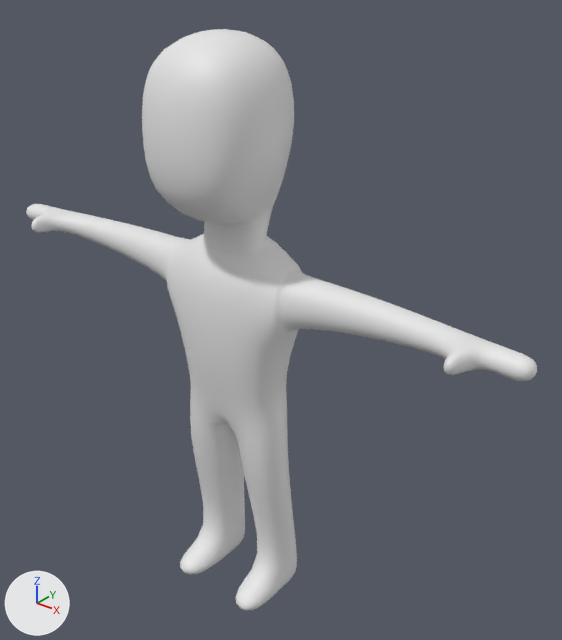
An edit to the Blender file Personagem.blend, drawn before and after from the same camera.
Camera for both pictures: a 50 mm lens placed at (5.15, -5.92, 1.67), pointed at (0.37, 0.06, -2.04). The lights are fixed; the arrows at lower left show +X, +Y and +Z.
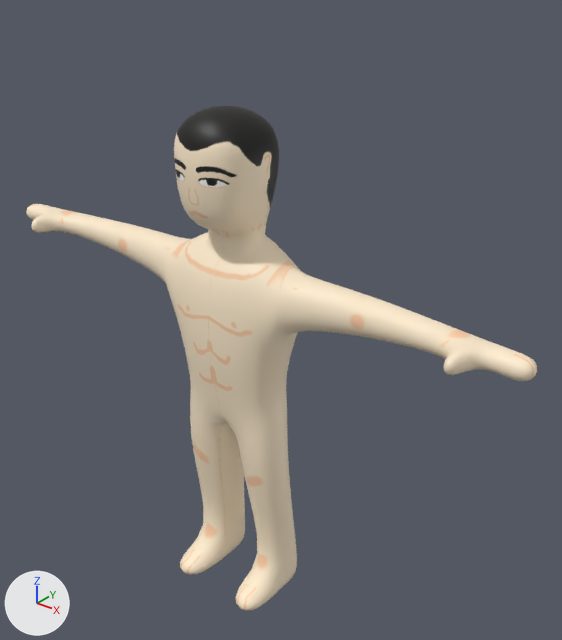
Boxes [x1, y1, x2, y2] around the edits, measured in the pictures (562 x 640 px; the box of a moved part takes in the faces that stretch with it):
'Cube', recoloured, reshaped, surface changed (grey to beige, 13% shorter): before [26, 29, 537, 611]; after [26, 106, 537, 611]
part 1 of me_cube_001, moved or reshaped: before [119, 29, 370, 337]; after [118, 106, 372, 338]

Diff of the bpy script that builds the scene:
```diff
--- a/Personagem.blend.py
+++ b/Personagem.blend.py
@@ img_charuv @@
+img_charuv = load_image('CharUV', 'CharUV.png', 1024, 1024, 'sRGB')
@@ mat_charuv @@
+mat_charuv = principled_material('CharUV')
+mat_charuv.texture = img_charuv
@@ me_cube_001 @@
 # used by ob_cube; location = (0.0, -0.3, 0.05)
-me_cube_001.from_pydata(...)  # 93 vertices, 81 faces; spans x -3.4..0.0, y -0.9..0.77, z -5.65..1.01
+me_cube_001.from_pydata(...)  # 93 vertices, 81 faces; spans x -3.4..0.0, y -0.63..0.64, z -5.65..0.33
+# me_cube_001 part 1: 29 of 93 vertices moved; they spanned x -0.86..0.0, y -0.9..0.77, z -1.92..1.01 and now span x -0.97..0.0, y -0.6..0.64, z -1.92..0.33; mean shift (0.05, 0.03, -0.27); largest move (-0.6, -0.18, 0.85) -> (-0.46, -0.17, 0.14)
+# me_cube_001 part 2: texture (UV) coordinates changed
+me_cube_001.materials.append(mat_charuv)  # picture img_charuv
```
